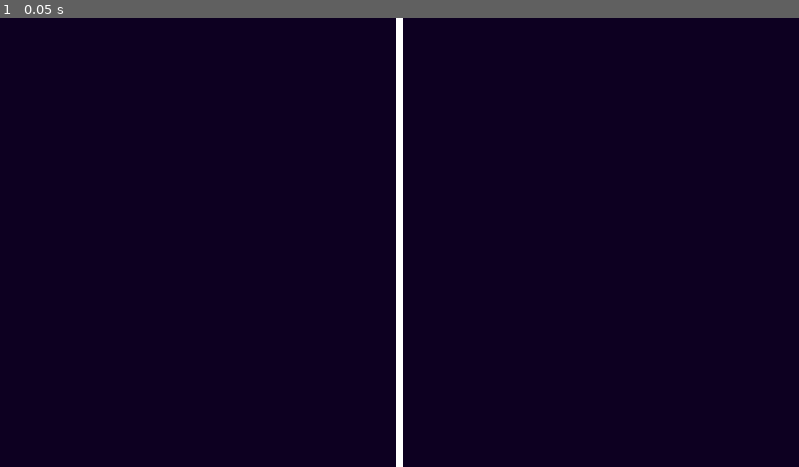
Above: before the commit, frame 1.
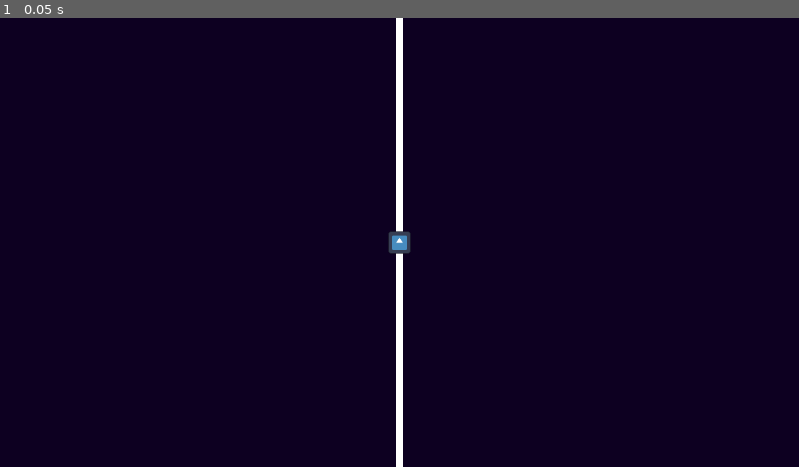
Above: after the commit, the same moment.

Repository: Falkono/Game-Challenge
Game: Godot game, scene res://scenes/game.tscn
Two runs of this game, one before a commit and one after it. Both use one fixed random seed, a clock stepped at 60 frames per second and the inputs below. The engine's default icon, where the game draws it, is replaced by a stand-in: a white triangle on a blue panel in a dark square.
Inputs:
- Up to frame 1 (0.05 s): no input

The runs differ from the first frame. In frame 1, 0.1% of the frame differs, in the area x 48-52%, y 47-53%.

Commit message:
point manager

Diff:
--- /dev/null
+++ b/Pong/scenes/ball.gd
@@ -0,0 +1,11 @@
+extends RigidBody2D
+
+
+# Called when the node enters the scene tree for the first time.
+func _ready() -> void:
+	pass # Replace with function body.
+
+
+# Called every frame. 'delta' is the elapsed time since the previous frame.
+func _process(delta: float) -> void:
+	pass
--- /dev/null
+++ b/Pong/scenes/ball.tscn
@@ -0,0 +1,18 @@
+[gd_scene load_steps=4 format=3 uid="uid://n4uwmyxejuvg"]
+
+[ext_resource type="Script" path="res://scenes/ball.gd" id="1_0poyy"]
+[ext_resource type="Texture2D" uid="uid://d22lb88y7wx54" path="res://sprites/icon.svg" id="1_pmwuu"]
+
+[sub_resource type="CircleShape2D" id="CircleShape2D_fvh1d"]
+radius = 16.0
+
+[node name="Ball" type="RigidBody2D"]
+gravity_scale = 0.0
+script = ExtResource("1_0poyy")
+
+[node name="Sprite2D" type="Sprite2D" parent="."]
+scale = Vector2(0.25, 0.25)
+texture = ExtResource("1_pmwuu")
+
+[node name="CollisionShape2D" type="CollisionShape2D" parent="."]
+shape = SubResource("CircleShape2D_fvh1d")
--- a/Pong/scenes/game.tscn
+++ b/Pong/scenes/game.tscn
@@ -1,7 +1,9 @@
-[gd_scene load_steps=4 format=3 uid="uid://bn2rsnu4eucth"]
+[gd_scene load_steps=6 format=3 uid="uid://bn2rsnu4eucth"]
 
 [ext_resource type="Texture2D" uid="uid://cawdbjs5x6l4t" path="res://sprites/Bg.png" id="1_8tpm7"]
+[ext_resource type="Script" path="res://scripts/points.gd" id="2_18ycs"]
 [ext_resource type="PackedScene" uid="uid://c6jp3lssbk1xh" path="res://scenes/winning_zone.tscn" id="2_jhvt3"]
+[ext_resource type="PackedScene" uid="uid://n4uwmyxejuvg" path="res://scenes/ball.tscn" id="4_vfifb"]
 
 [sub_resource type="RectangleShape2D" id="RectangleShape2D_pcblu"]
 size = Vector2(1152, 20)
@@ -27,8 +29,15 @@
 [node name="CollisionShape2D" type="CollisionShape2D" parent="Walls/StaticBody2D2"]
 shape = SubResource("RectangleShape2D_pcblu")
 
-[node name="Winning_Zone" parent="." instance=ExtResource("2_jhvt3")]
+[node name="Points" type="Node" parent="."]
+script = ExtResource("2_18ycs")
+
+[node name="Winning_Zone" parent="Points" instance=ExtResource("2_jhvt3")]
 position = Vector2(-10, 324)
 
-[node name="Winning_Zone2" parent="." instance=ExtResource("2_jhvt3")]
+[node name="Winning_Zone2" parent="Points" instance=ExtResource("2_jhvt3")]
 position = Vector2(1162, 324)
+player = 1
+
+[node name="Ball" parent="." instance=ExtResource("4_vfifb")]
+position = Vector2(576, 324)
--- a/Pong/scenes/winning_zone.tscn
+++ b/Pong/scenes/winning_zone.tscn
@@ -1,4 +1,6 @@
-[gd_scene load_steps=2 format=3 uid="uid://c6jp3lssbk1xh"]
+[gd_scene load_steps=3 format=3 uid="uid://c6jp3lssbk1xh"]
+
+[ext_resource type="Script" path="res://scripts/winning_zone.gd" id="1_0cvmy"]
 
 [sub_resource type="RectangleShape2D" id="RectangleShape2D_8gao4"]
 size = Vector2(20, 648)
@@ -6,7 +8,11 @@
 [node name="Winning_Zone" type="Area2D"]
 position = Vector2(0, 324)
 rotation = 1.5708
+script = ExtResource("1_0cvmy")
 
 [node name="CollisionShape2D" type="CollisionShape2D" parent="."]
 rotation = 1.5708
 shape = SubResource("RectangleShape2D_8gao4")
+
+[connection signal="area_entered" from="." to="." method="_on_area_entered"]
+[connection signal="body_entered" from="." to="." method="_on_body_entered"]
--- /dev/null
+++ b/Pong/scripts/points.gd
@@ -0,0 +1,26 @@
+class_name PointManager
+
+extends Node
+
+var one_score : int
+var two_score : int
+
+@onready var winning_one : Winning_Zone = $Winning_Zone
+@onready var winning_two : Winning_Zone = $Winning_Zone2
+
+signal player_scored
+
+func reset_score() -> void:
+	one_score = 0
+	two_score = 0
+
+func _ready() -> void:
+	winning_one.connect("ballEntered", add_point)
+	winning_two.connect("ballEntered", add_point)
+
+func add_point(player : Selection.PlayerEnum):
+	match player:
+		Selection.PlayerEnum.ONE:
+			one_score += 1
+		Selection.PlayerEnum.TWO:
+			two_score += 1
--- /dev/null
+++ b/Pong/scripts/selection.gd
@@ -0,0 +1,6 @@
+class_name Selection
+
+enum PlayerEnum {
+	ONE,
+	TWO,
+}
--- /dev/null
+++ b/Pong/scripts/winning_zone.gd
@@ -0,0 +1,9 @@
+class_name Winning_Zone
+extends Area2D
+
+@export var player : Selection.PlayerEnum
+
+signal ballEntered(player: Selection.PlayerEnum)
+
+func _on_body_entered(body: Node2D) -> void:
+	emit_signal("ballEntered", player)
